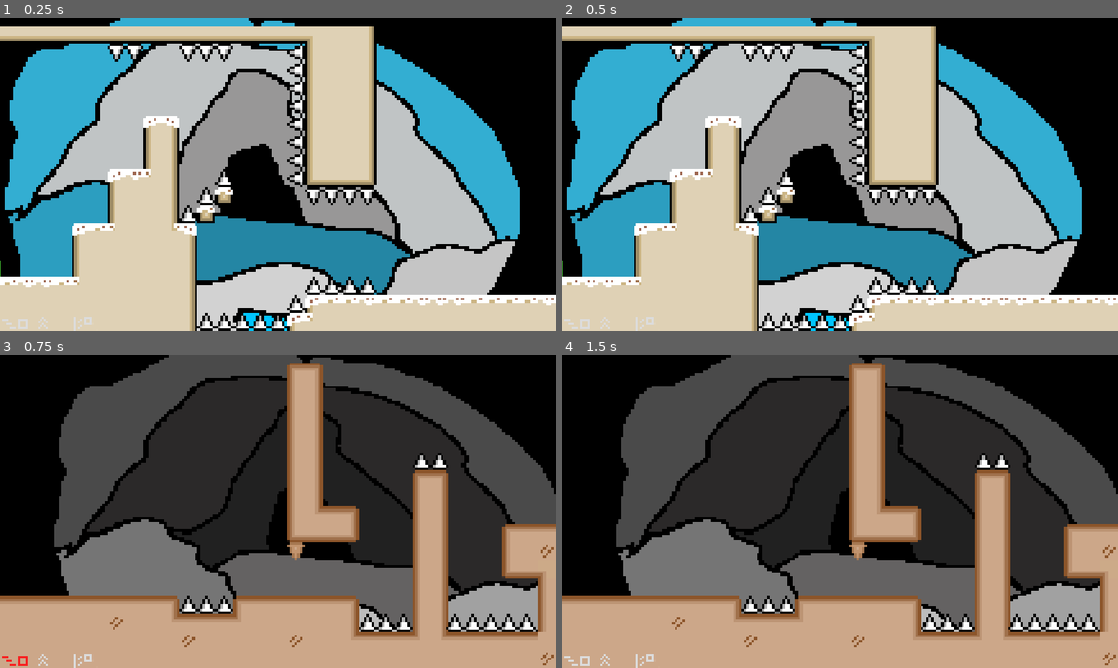
Above: before the commit, frames 1-4 (two rows, left to right).
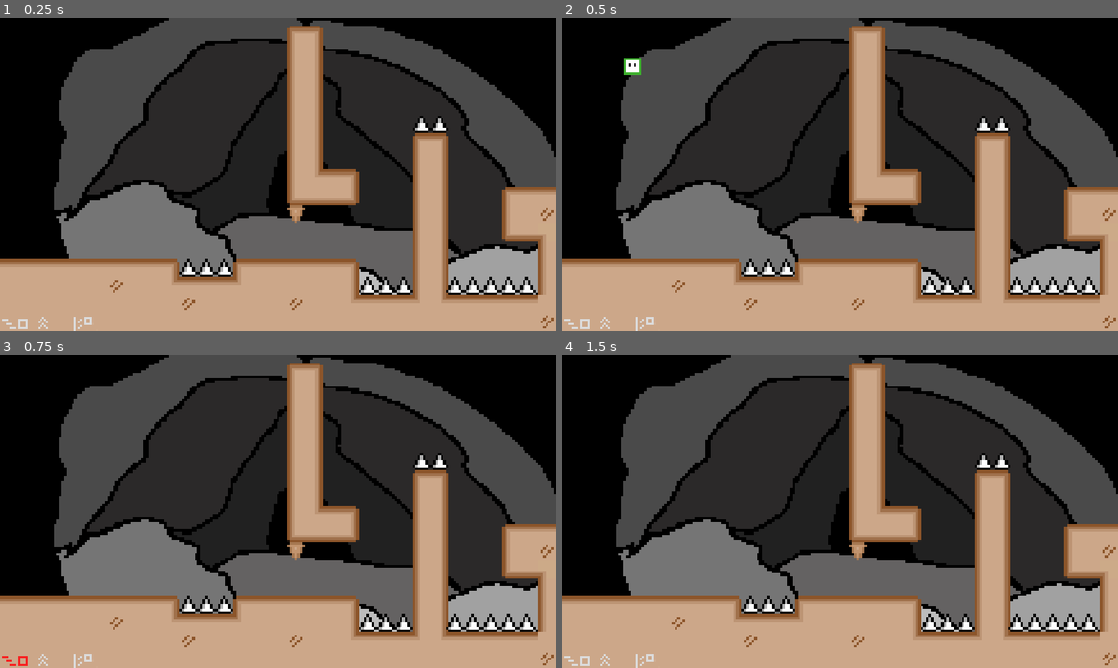
Above: after the commit, the same moments.

Repository: bk23miner/le-Gabe
Game: Godot game, scene res://scenes/Main.tscn
The game is run twice, just before and just after one commit, with the same random seed, the same clock (stepped at 60 frames per second) and the same inputs.
Inputs:
- Up to frame 1 (0.25 s): no input
- Up to frame 2 (0.5 s): no input
- Up to frame 3 (0.75 s): tap Enter (reset) at 0.5 s; hold D (right) from 0.53 s (still down); tap Shift (dash) at 0.6 s
- Up to frame 4 (1.5 s): keep holding D (right); tap Space (jump) at 0.77, 0.8, 1.07, 1.35 s; tap Backspace (restart) at 1.25 s

The runs differ from the first frame. In frame 1, 89% of the frame differs, in the area x 0-100%, y 0-100%; in frame 2, 89%; in frame 3, nothing differs; in frame 4, nothing differs.

Commit message:
Upload-by-Bk

Diff:
--- /dev/null
+++ b/scenes/spikes/lava.tscn
@@ -0,0 +1,34 @@
+[gd_scene format=3 uid="uid://b5pcl7nb18wn4"]
+
+[ext_resource type="Script" uid="uid://lni6cnh7sm32" path="res://scripts/spike.gd" id="1_ipwp4"]
+[ext_resource type="Texture2D" uid="uid://b8gu2gj2jb4b5" path="res://assets/lava.png" id="2_ipwp4"]
+
+[sub_resource type="AtlasTexture" id="AtlasTexture_hki0m"]
+atlas = ExtResource("2_ipwp4")
+region = Rect2(0, 0, 7, 7)
+
+[sub_resource type="SpriteFrames" id="SpriteFrames_qfnet"]
+animations = [{
+"frames": [{
+"duration": 1.0,
+"texture": SubResource("AtlasTexture_hki0m")
+}],
+"loop": 1,
+"name": &"new_animation",
+"speed": 5.0
+}]
+
+[node name="Spike" type="Node2D" unique_id=239235596]
+script = ExtResource("1_ipwp4")
+
+[node name="Area2D" type="Area2D" parent="." unique_id=1628449046]
+
+[node name="AnimatedSprite2D" type="AnimatedSprite2D" parent="Area2D" unique_id=1840373040]
+sprite_frames = SubResource("SpriteFrames_qfnet")
+animation = &"new_animation"
+
+[node name="CollisionPolygon2D" type="CollisionPolygon2D" parent="Area2D" unique_id=1401711752]
+position = Vector2(0.5, -0.5)
+polygon = PackedVector2Array(-4, -3, -4, 4, 3, 4, 3, -3)
+
+[connection signal="body_entered" from="Area2D" to="." method="_on_area_2d_body_entered"]
--- /dev/null
+++ b/scenes/spikes/lava_spike.tscn
@@ -0,0 +1,57 @@
+[gd_scene format=3 uid="uid://d2pvm17qjxb8w"]
+
+[ext_resource type="Script" uid="uid://lni6cnh7sm32" path="res://scripts/spike.gd" id="1_5psuk"]
+[ext_resource type="Texture2D" uid="uid://ct6cscn3sl15s" path="res://assets/b_lava_spikes.png" id="2_5psuk"]
+
+[sub_resource type="AtlasTexture" id="AtlasTexture_rvwju"]
+atlas = ExtResource("2_5psuk")
+region = Rect2(0, 0, 7, 7)
+
+[sub_resource type="AtlasTexture" id="AtlasTexture_iyu2k"]
+atlas = ExtResource("2_5psuk")
+region = Rect2(8, 0, 7, 7)
+
+[sub_resource type="AtlasTexture" id="AtlasTexture_l0lb8"]
+atlas = ExtResource("2_5psuk")
+region = Rect2(16, 0, 7, 7)
+
+[sub_resource type="SpriteFrames" id="SpriteFrames_qfnet"]
+animations = [{
+"frames": [{
+"duration": 1.0,
+"texture": SubResource("AtlasTexture_rvwju")
+}],
+"loop": 1,
+"name": &"default",
+"speed": 5.0
+}, {
+"frames": [{
+"duration": 1.0,
+"texture": SubResource("AtlasTexture_iyu2k")
+}],
+"loop": 1,
+"name": &"new_animation",
+"speed": 5.0
+}, {
+"frames": [{
+"duration": 1.0,
+"texture": SubResource("AtlasTexture_l0lb8")
+}],
+"loop": 1,
+"name": &"new_animation_1",
+"speed": 5.0
+}]
+
+[node name="Spike" type="Node2D" unique_id=239235596]
+script = ExtResource("1_5psuk")
+
+[node name="Area2D" type="Area2D" parent="." unique_id=1628449046]
+
+[node name="AnimatedSprite2D" type="AnimatedSprite2D" parent="Area2D" unique_id=1840373040]
+sprite_frames = SubResource("SpriteFrames_qfnet")
+animation = &"new_animation_1"
+
+[node name="CollisionPolygon2D" type="CollisionPolygon2D" parent="Area2D" unique_id=1401711752]
+polygon = PackedVector2Array(-3, 3, 3, 3, 0, -3)
+
+[connection signal="body_entered" from="Area2D" to="." method="_on_area_2d_body_entered"]
--- /dev/null
+++ b/scenes/spikes/lava_spike_s.tscn
@@ -0,0 +1,57 @@
+[gd_scene format=3 uid="uid://23680pxhxta2"]
+
+[ext_resource type="Script" uid="uid://lni6cnh7sm32" path="res://scripts/spike.gd" id="1_dbve3"]
+[ext_resource type="Texture2D" uid="uid://dsmgrv8ac42qk" path="res://assets/lava_spikes.png" id="2_dbve3"]
+
+[sub_resource type="AtlasTexture" id="AtlasTexture_ollsi"]
+atlas = ExtResource("2_dbve3")
+region = Rect2(0, 0, 7, 7)
+
+[sub_resource type="AtlasTexture" id="AtlasTexture_wkerc"]
+atlas = ExtResource("2_dbve3")
+region = Rect2(8, 0, 7, 7)
+
+[sub_resource type="AtlasTexture" id="AtlasTexture_mt3p7"]
+atlas = ExtResource("2_dbve3")
+region = Rect2(16, 0, 7, 7)
+
+[sub_resource type="SpriteFrames" id="SpriteFrames_qfnet"]
+animations = [{
+"frames": [{
+"duration": 1.0,
+"texture": SubResource("AtlasTexture_ollsi")
+}],
+"loop": 1,
+"name": &"default",
+"speed": 5.0
+}, {
+"frames": [{
+"duration": 1.0,
+"texture": SubResource("AtlasTexture_wkerc")
+}],
+"loop": 1,
+"name": &"new_animation",
+"speed": 5.0
+}, {
+"frames": [{
+"duration": 1.0,
+"texture": SubResource("AtlasTexture_mt3p7")
+}],
+"loop": 1,
+"name": &"new_animation_1",
+"speed": 5.0
+}]
+
+[node name="Spike" type="Node2D" unique_id=239235596]
+script = ExtResource("1_dbve3")
+
+[node name="Area2D" type="Area2D" parent="." unique_id=1628449046]
+
+[node name="AnimatedSprite2D" type="AnimatedSprite2D" parent="Area2D" unique_id=1840373040]
+sprite_frames = SubResource("SpriteFrames_qfnet")
+animation = &"new_animation_1"
+
+[node name="CollisionPolygon2D" type="CollisionPolygon2D" parent="Area2D" unique_id=1401711752]
+polygon = PackedVector2Array(-3, 3, 3, 3, 0, -1)
+
+[connection signal="body_entered" from="Area2D" to="." method="_on_area_2d_body_entered"]
--- a/scenes/world.gd
+++ /dev/null
@@ -1,81 +0,0 @@
-extends Node2D
-var Wings
-var Wings2
-var PL: Node = null
-var count = 0
-var dash = false
-var cnt = 0
-static var level = 1
-# Called when the node enters the scene tree for the first time.
-func _ready() -> void:
-	Wings = $"D-Jump"
-	Wings.visible = false
-
-	Wings2 = $"D-Jump2"
-	Wings2.visible = false
-	$Dash.visible = false
-	$Dash2.visible = false
-	pass
-
-
-
-# Called every frame. 'delta' is the elapsed time since the previous frame.
-func _process(delta: float) -> void:
-	if dash:
-		count += delta
-		if count >= 0.03 && cnt == 0:
-			$Dash.visible = true
-			$Dash.play("default")
-			$Dash.position = $Player.position
-			print("D1")
-			cnt =1
-
-		if count >= 0.08 && cnt == 1:
-			$Dash2.visible = true
-			$Dash2.play("default")
-			$Dash2.position = $Player.position
-			print("D2")
-
-			cnt =2
-		if count >= 0.25 && cnt == 2:
-			$Dash.visible = false
-			cnt =3
-		if count >= 0.28 && cnt == 3:
-			$Dash2.visible = false
-			dash = false
-			cnt = 0
-			count = 0
-
-func reset_Wings() -> void:
-	Wings.visible = false
-	$"D-Jump/Timer".stop()
-
-
-func reset_WJ() -> void:
-	Wings2.visible = false
-	$"D-Jump2/Timer".stop()
-
-func Djump() -> void :
-	$"D-Jump".position = $Player.position
-	Wings.visible = true
-	Wings.play("default")
-	$"D-Jump/Timer".start()
-
-func Wjump() -> void:
-	$"D-Jump2".position = $Player.position
-	Wings2.visible = true
-	Wings2.play("default")
-	$"D-Jump2/Timer".start()
-
-
-func Dash(LEFT) -> void:
-	dash = true
-	if LEFT:
-		$Dash.flip_h = true
-		$Dash2.flip_h = true
-	elif !LEFT:
-		$Dash.flip_h = false
-		$Dash2.flip_h = false
-
-func restart() -> void:
-	get_tree().reload_current_scene()
--- a/scripts/spike.gd
+++ b/scripts/spike.gd
@@ -1,9 +1,14 @@
 extends Node2D
+@export var frame = 1
 
 
 # Called when the node enters the scene tree for the first time.
 func _ready() -> void:
-	pass # Replace with function body.
+	if frame == 2:
+		$Area2D/AnimatedSprite2D.play("new_animation")
+	if frame == 3:
+		$Area2D/AnimatedSprite2D.play("new_animation1")
+
 
 # Called every frame. 'delta' is the elapsed time since the previous frame.
 func _process(delta: float) -> void:
--- a/scripts/world.gd
+++ b/scripts/world.gd
@@ -5,7 +5,7 @@
 var count = 0
 var dash = false
 var cnt = 0
-static var Level = 6
+static var Level = 1
 # Called when the node enters the scene tree for the first time.
 func _ready() -> void:
 	Wings = $"D-Jump"
Binary file added: assets/b_lava_spikes.png
Not shown, added: assets/b_lava_spikes.png.import
Binary file added: assets/lava.png
Not shown, added: assets/lava.png.import
Binary file added: assets/lava_spikes.png
Not shown, added: assets/lava_spikes.png.import
Binary file changed: assets/tilemap.png
Not shown, removed: scenes/world.gd.uid
